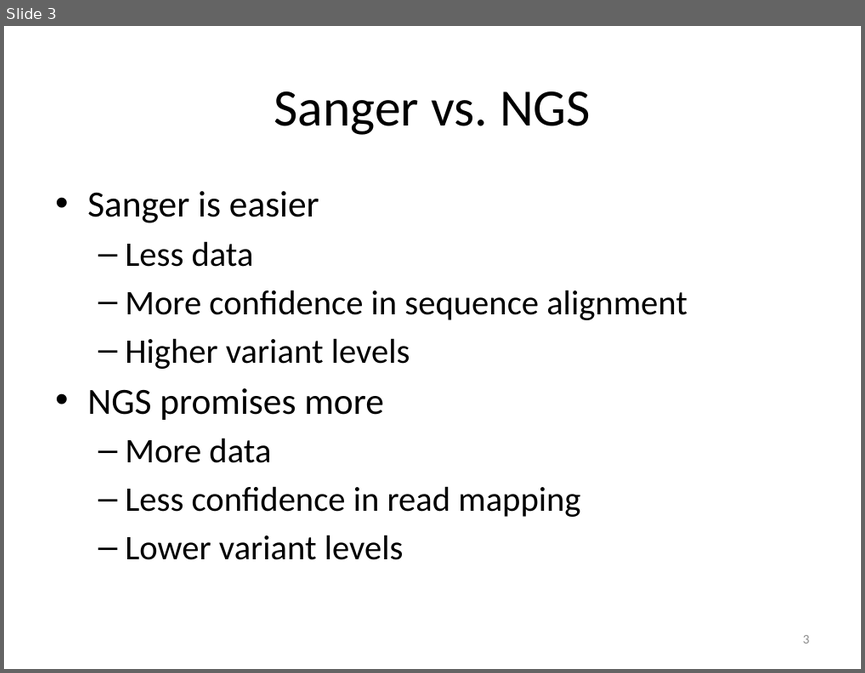
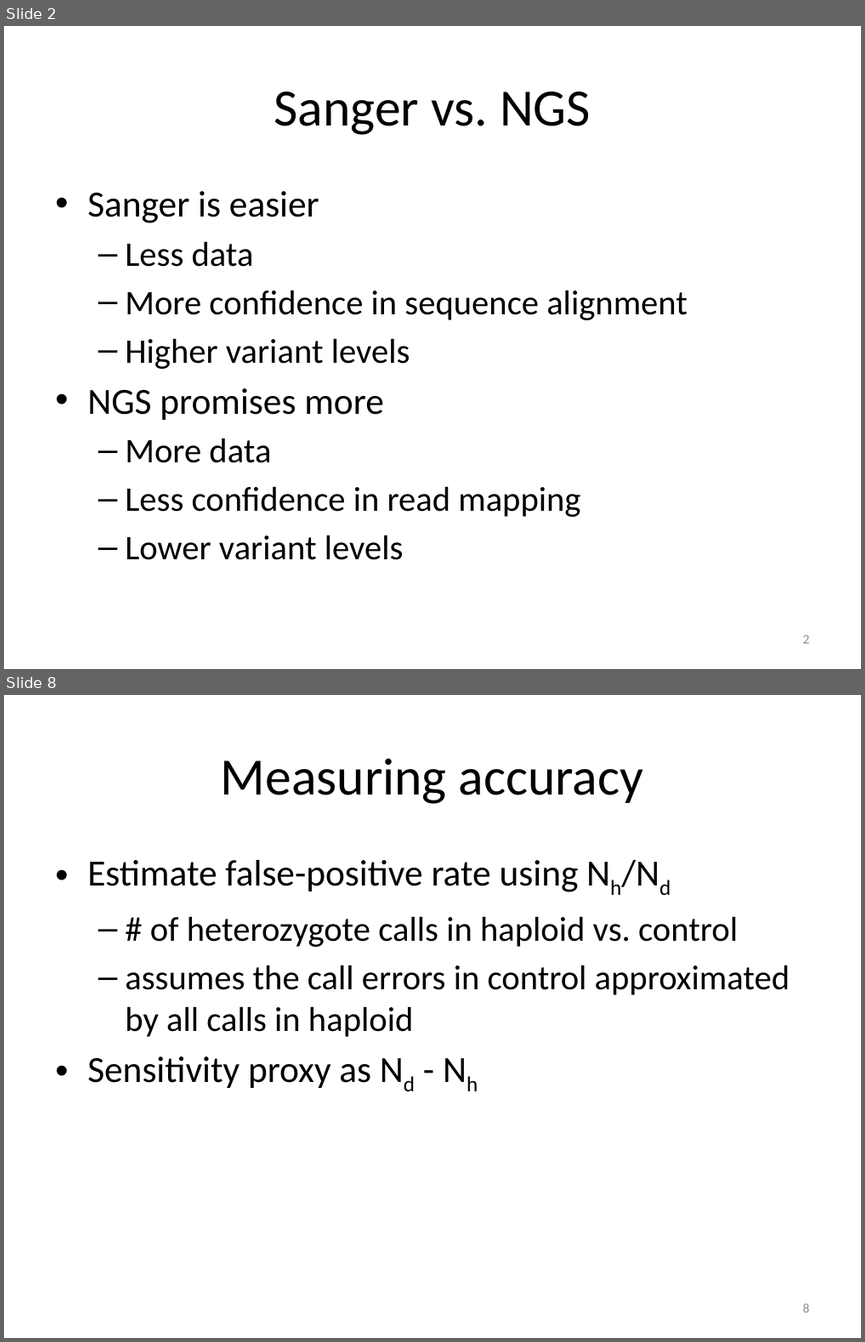
Before and after one commit to tsibley/Artifacts-in-NGS-variant-calling, a slide deck: Journal-Club-2015-01-20.pptx. Shown one above the other, each under a label of ours: slide 3 before the commit, slides 2 and 8 after it; the slides between them are not shown. The pictures are 865x673 and 865x1342 pixels, drawn with LibreOffice and Linux fonts; fonts in the diff are those of the drawing. Boxes give left, top, right and bottom in pixels: in the first picture for what was removed or moved away, otherwise in the second. Text is boxed around its words. In the diff, an @@ line names an element or a change of style, - is before the commit and + after.

```diff
--- a/Journal-Club-2015-01-20.pptx
+++ b/Journal-Club-2015-01-20.pptx
@@ slide 8 added at bbox=[4, 695, 861, 1338], background #FFFFFF @@
@@ title added at bbox=[221, 758, 643, 804], 44 pt, text #000000 @@
+Measuring accuracy
@@ text added at bbox=[87, 860, 789, 1088], 29 pt, text #000000 @@
+• Estimate false-positive rate using Nh/Nd
+  – # of heterozygote calls in haploid vs. control
+  – assumes the call errors in control approximated by all calls in haploid
+• Sensitivity proxy as Nd - Nh
@@ page number added at bbox=[803, 1303, 810, 1312], 11 pt, text #8C8C8C @@
+8
@@ what was slide 3 is now slide 2 @@
@@ page number at bbox=[803, 635, 810, 643]: text changed @@
-3
+2
```
Also in this commit, not shown: 3 slides changed, 8 other slides added, 1 slide removed.
